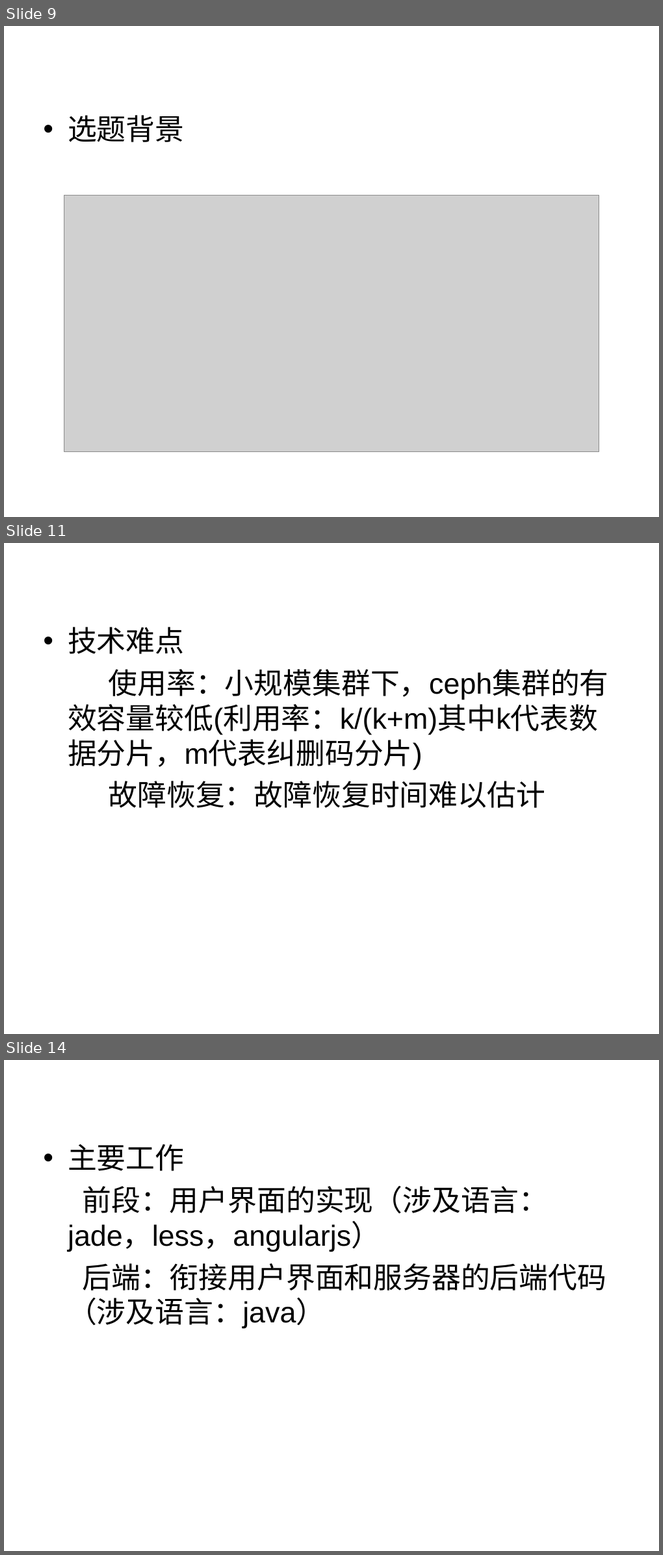
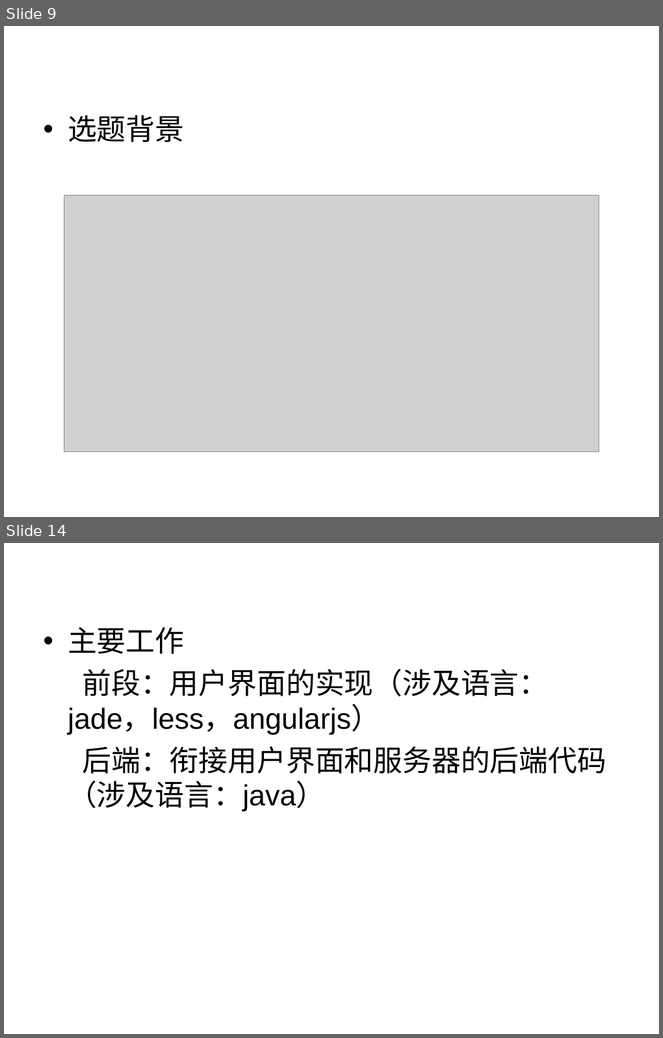
Before and after one commit to liaoliaoanxiao/mediumRepy, a slide deck: 中期答辩.ppt. Shown one above the other, each under a label of ours: slides 9, 11 and 14 before the commit, slides 9 and 14 after it; the slides between them are not shown. The pictures are 663x1555 and 663x1038 pixels, drawn with LibreOffice and Linux fonts; fonts in the diff are those of the drawing; grey boxes stand for pictures; background and template pictures are left out. Boxes give left, top, right and bottom in pixels: in the first picture for what was removed or moved away, otherwise in the second. Text is boxed around its words. In the diff, an @@ line names an element or a change of style, - is before the commit and + after.

```diff
--- a/中期答辩.ppt
+++ b/中期答辩.ppt
@@ slide 11 removed at [4, 543, 659, 1034], background picture (left out) @@
@@ text removed at [68, 627, 609, 808] @@
-• 技术难点
-使用率：小规模集群下，ceph集群的有效容量较低(利用率：k/(k+m)其中k代表数据分片，m代表纠删码分片)
-故障恢复：故障恢复时间难以估计
```
Also in this commit, not shown: 7 slides changed, 1 slide added.
